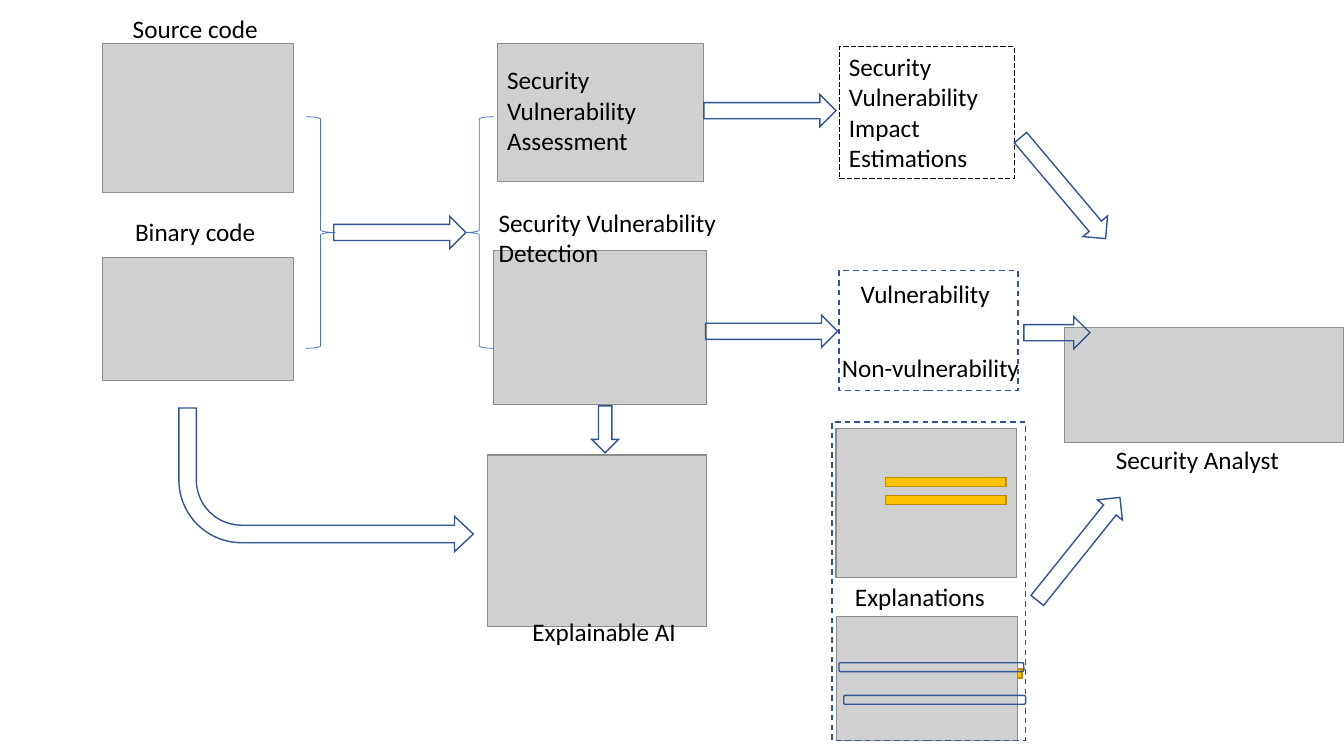
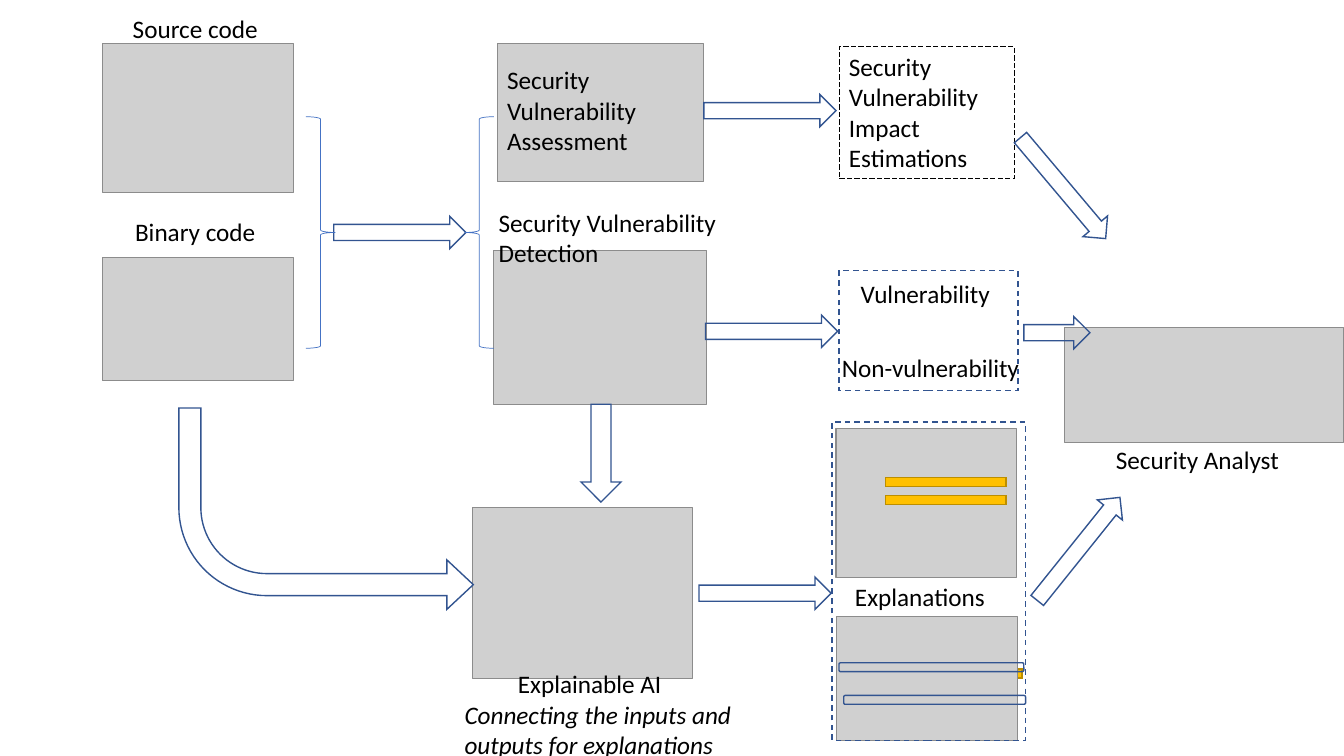
Before and after one commit to tien-n-nguyen/neuralppa, a slide deck: slide 14 of satc-figs.pptx. Drawn at 1344x756 pixels with LibreOffice and Linux fonts; fonts in the diff are those of the drawing; grey boxes stand for pictures. Boxes give left, top, right and bottom in pixels: in the first picture for what was removed or moved away, otherwise in the second. Text is boxed around its words. In the diff, an @@ line names an element or a change of style, - is before the commit and + after.

```diff
--- a/satc-figs.pptx
+++ b/satc-figs.pptx
@@ bent arrow resized from (x1=178, y1=408, x2=473, y2=552) to (x1=178, y1=408, x2=473, y2=610) @@
@@ bent arrow at (x1=178, y1=408, x2=473, y2=610): proportions changed @@
@@ down arrow resized from (x1=592, y1=406, x2=618, y2=454) to (x1=581, y1=404, x2=621, y2=502) @@
@@ picture moved from (x1=488, y1=455, x2=708, y2=626) to (x1=473, y1=507, x2=693, y2=679) @@
@@ right arrow added at (x1=699, y1=578, x2=831, y2=610), outline #325491 1 pt @@
@@ text "Explainable AI" moved from (x1=532, y1=623, x2=676, y2=645) to (x1=518, y1=673, x2=661, y2=697) @@
@@ text added at (x1=465, y1=706, x2=731, y2=756), 18 pt, text #000000, italic @@
+Connecting the inputs and outputs for explanations
```
Also in this commit, not shown: 4 other files.
